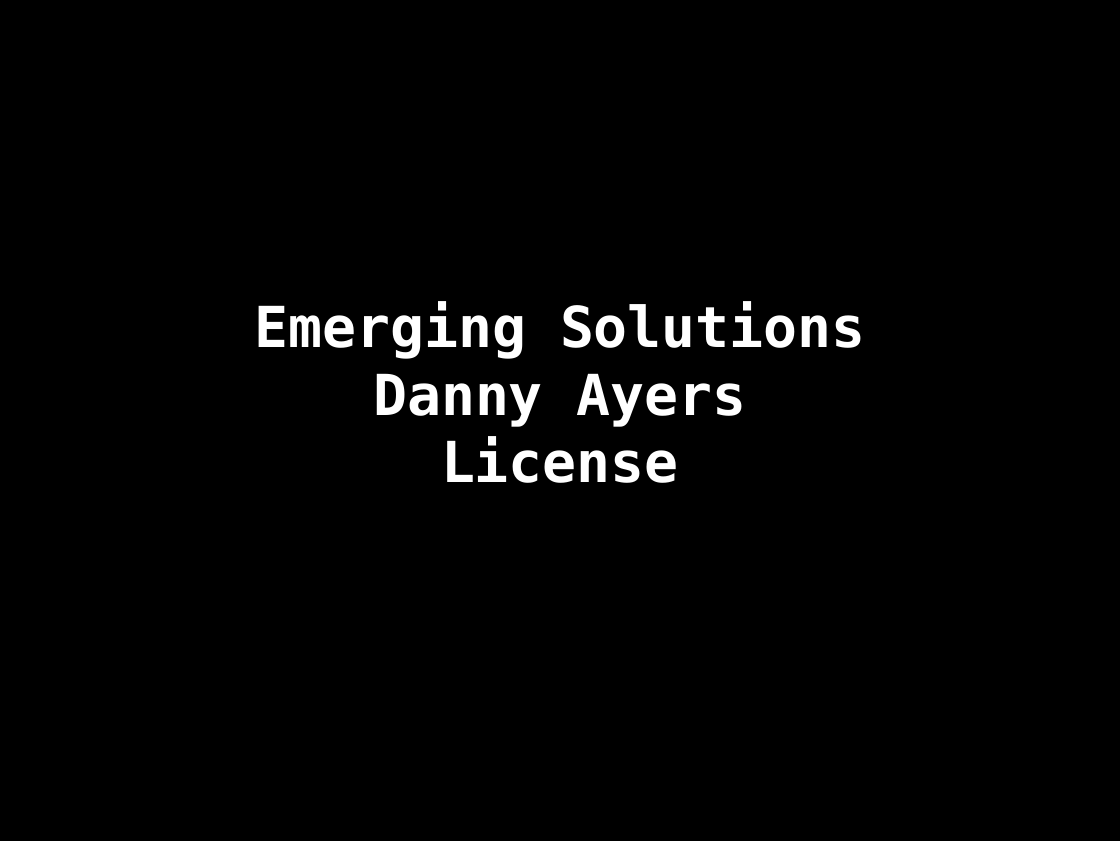
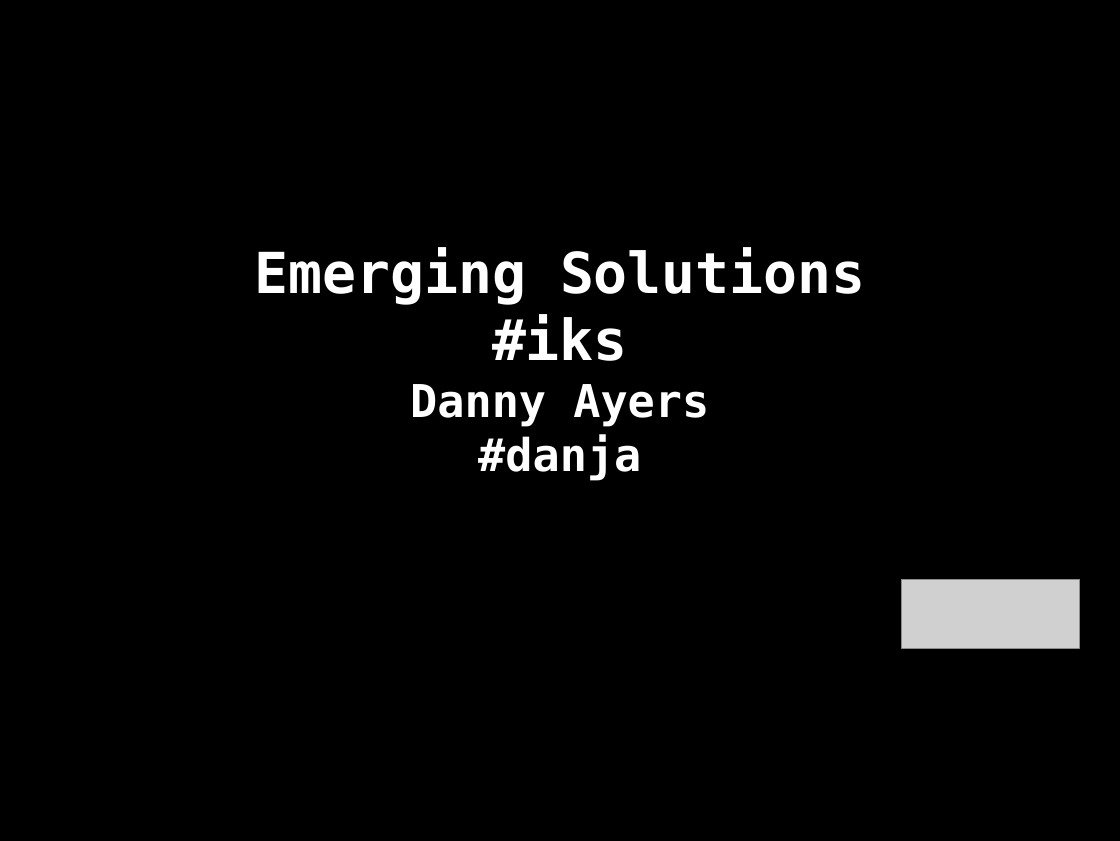
Before and after one commit to danja/hyperdata-2015, a slide deck: slide 1 of docs/salzburg/slides.odp. Drawn at 1120x841 pixels with LibreOffice and Linux fonts; fonts in the diff are those of the drawing; grey boxes stand for pictures. Boxes give left, top, right and bottom in pixels: in the first picture for what was removed or moved away, otherwise in the second. Text is boxed around its words. In the diff, an @@ line names an element or a change of style, - is before the commit and + after.

```diff
--- a/docs/salzburg/slides.odp
+++ b/docs/salzburg/slides.odp
@@ subtitle at (492,315,628,361): paragraph added @@
+#iks
@@ subtitle at (410,384,709,427): size 40 to 32 pt in "Danny Ayers" @@
@@ subtitle at (478,435,641,481): text changed; size 40 to 32 pt @@
-License
+#danja
@@ picture added at (901,578,1079,647) @@
```
Also in this commit, not shown: 21 other slides changed, 25 slides added, 14 slides removed, 17 other files.
